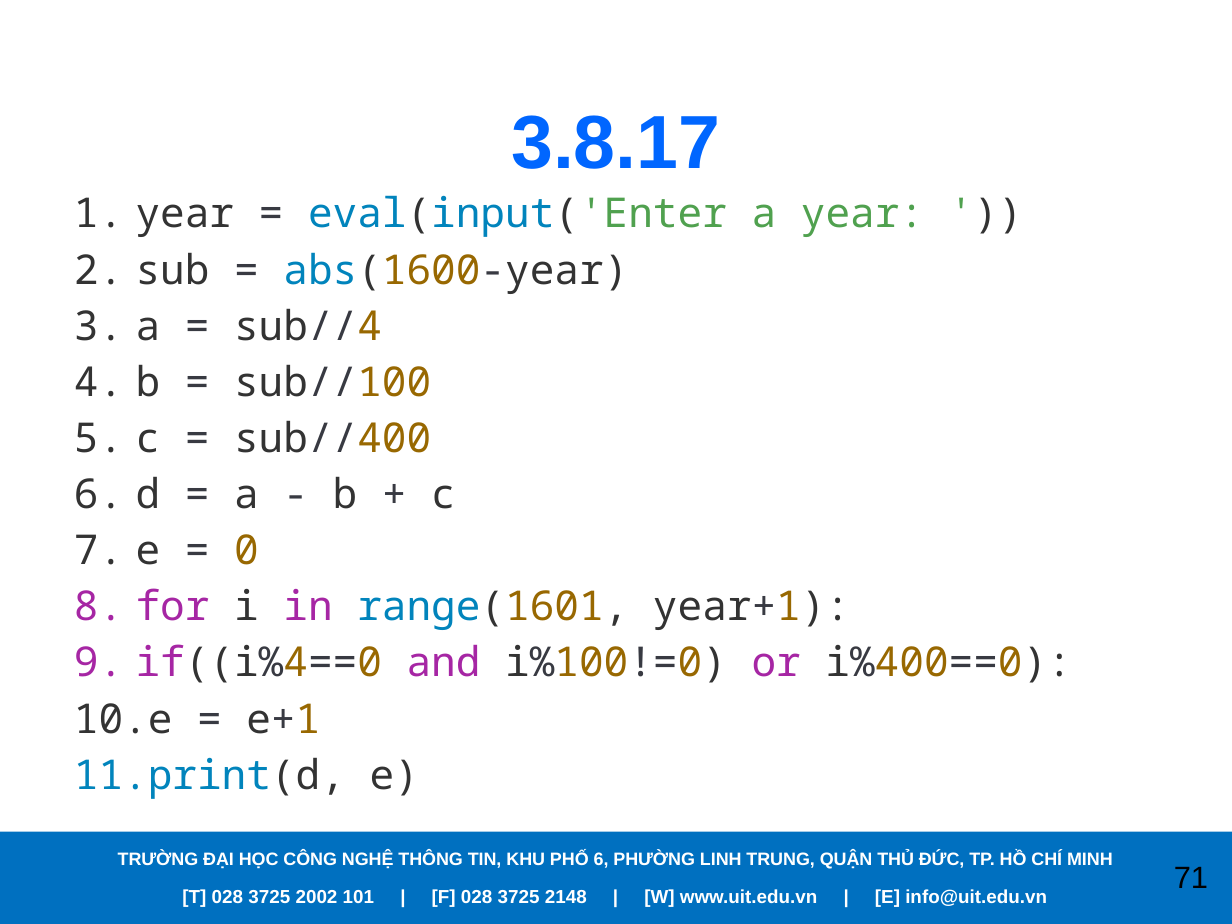
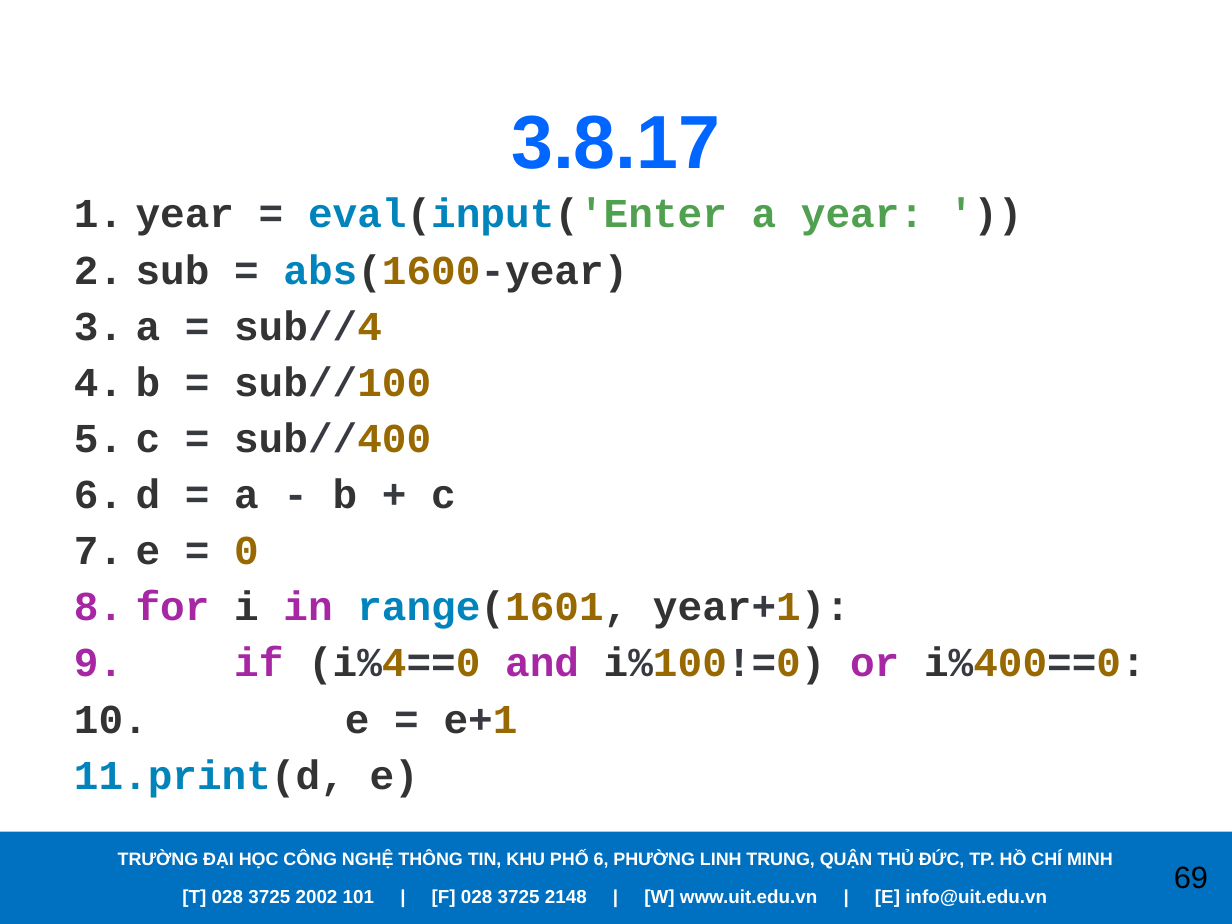
Before and after one commit to PhanVinhLong/APracticalIntroductionToPythonProgramming, a slide deck: slide 69 of Presentations/Chapter03.pptx (slide 71 before the commit). Drawn at 1232x924 pixels with LibreOffice and Linux fonts; fonts in the diff are those of the drawing; background and template pictures are left out. Boxes give left, top, right and bottom in pixels: in the first picture for what was removed or moved away, otherwise in the second. Text is boxed around its words. In the diff, an @@ line names an element or a change of style, - is before the commit and + after.

```diff
--- a/Presentations/Chapter03.pptx
+++ b/Presentations/Chapter03.pptx
@@ text at bbox=[74, 198, 924, 798]: font Noto Sans Mono to Courier New, bold on in "year = eval(input('Enter a year: '))", "sub = abs(1600-year)", "a = sub//4", "b = sub//100" and 6 more places @@
@@ text at bbox=[234, 647, 1146, 685]: text changed; font Noto Sans Mono to Courier New; bold on @@
-9. if((i%4==0 and i%100!=0) or i%400==0):
+9. if (i%4==0 and i%100!=0) or i%400==0:
@@ page number at bbox=[1174, 866, 1208, 889]: text changed @@
-71
+69
```
Also in this commit, not shown: 23 other slides changed, 2 slides removed, 7 other files.
